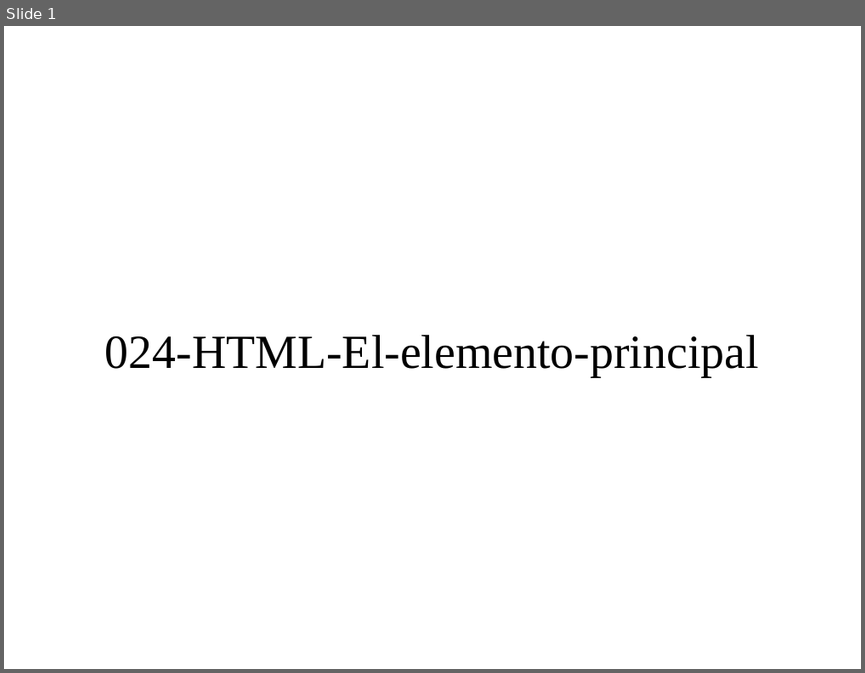
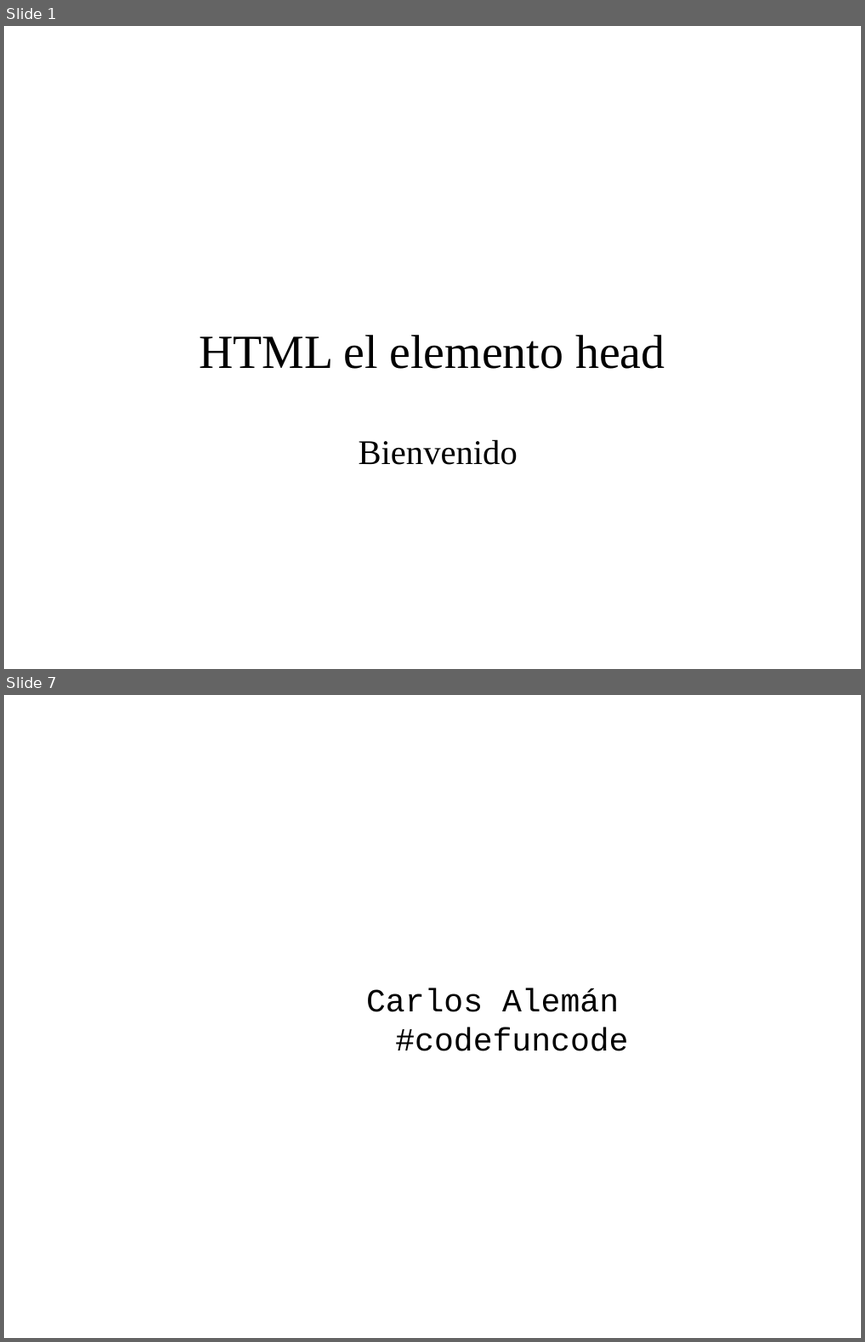
Before and after one commit to codefuncode/Curso-de-HTML-2020, a slide deck: 01-Tutorial-HTML/024-HTML-El-elemento-principal/024-HTML-El-elemento-principal.odp. Shown one above the other, each under a label of ours: slide 1 before the commit, slides 1 and 7 after it; the slides between them are not shown. The pictures are 865x673 and 865x1342 pixels, drawn with LibreOffice and Linux fonts; fonts in the diff are those of the drawing; background and template pictures are left out. Boxes give left, top, right and bottom in pixels: in the first picture for what was removed or moved away, otherwise in the second. Text is boxed around its words. In the diff, an @@ line names an element or a change of style, - is before the commit and + after.

```diff
--- a/01-Tutorial-HTML/024-HTML-El-elemento-principal/024-HTML-El-elemento-principal.odp
+++ b/01-Tutorial-HTML/024-HTML-El-elemento-principal/024-HTML-El-elemento-principal.odp
@@ slide 7 added at (4,695,861,1338), background picture (left out) @@
@@ title added at (366,988,628,1051), 30 pt, text #000000 @@
+Carlos Alemán
+#codefuncode
@@ slide 1 changed as well @@
@@ title at (199,335,664,369): text changed @@
-024-HTML-El-elemento-principal
+HTML el elemento head
@@ text added at (358,439,517,465), 32 pt, text #000000 @@
+Bienvenido
```
Also in this commit, not shown: 5 other slides added, 4 slides removed, 7 other files.
